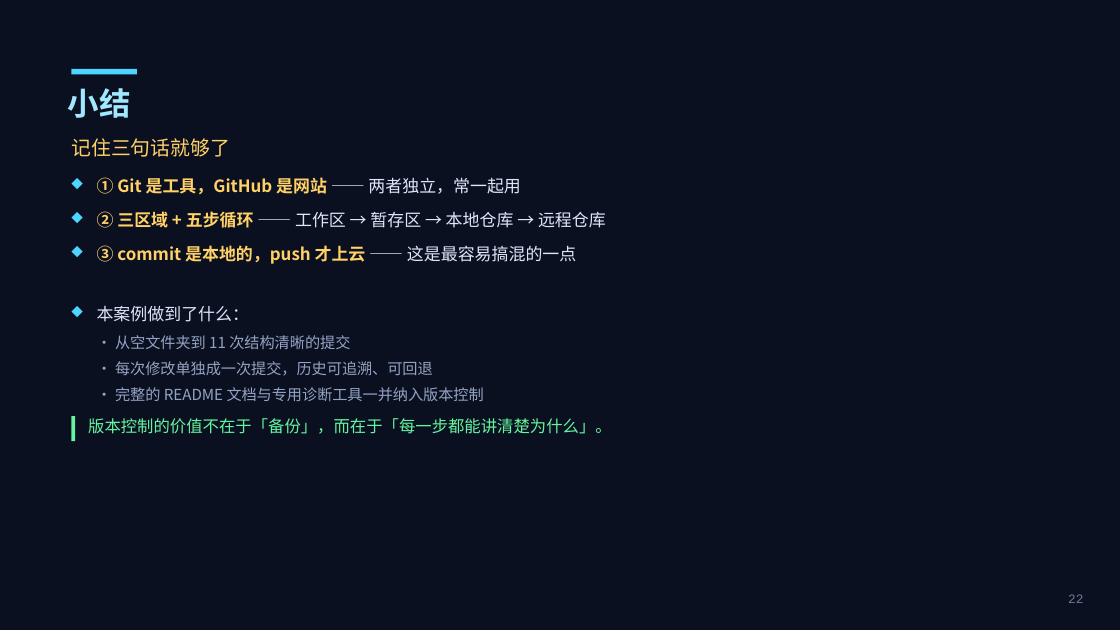
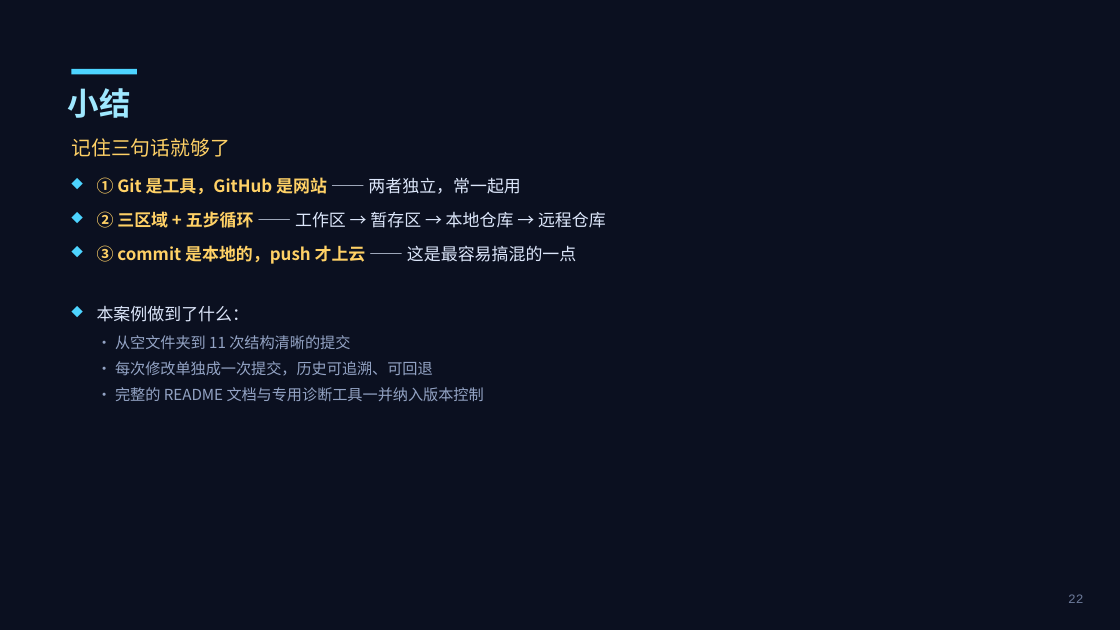
Before and after one commit to rrafiya/git_course, a slide deck: slide 21 of ppt/Git课程实践.pptx. Drawn at 1120x630 pixels with LibreOffice and Linux fonts; fonts in the diff are those of the drawing. Boxes give left, top, right and bottom in pixels: in the first picture for what was removed or moved away, otherwise in the second. Text is boxed around its words. In the diff, an @@ line names an element or a change of style, - is before the commit and + after.

Commit message:
docs: 更新 PPT《Git课程实践》

```diff
--- a/ppt/Git课程实践.pptx
+++ b/ppt/Git课程实践.pptx
@@ rectangle removed at <box>71,416,75,441</box> @@
@@ text removed at <box>88,418,612,434</box> @@
-版本控制的价值不在于「备份」，而在于「每一步都能讲清楚为什么」。
```
